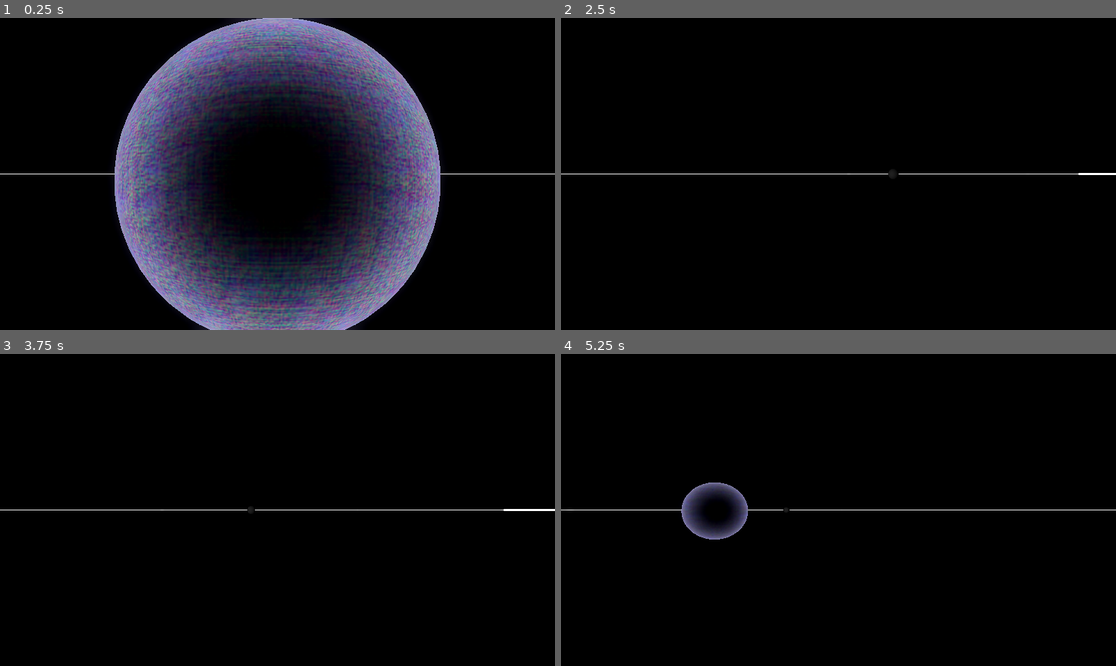
Above: before the commit, frames 1-4 (two rows, left to right).
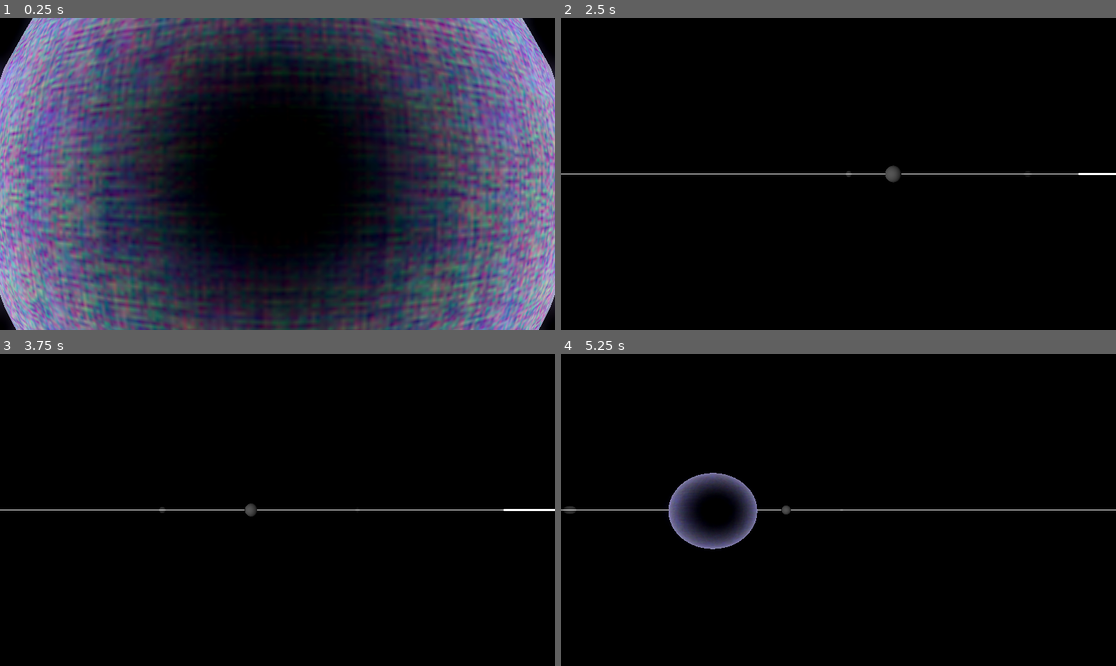
Above: after the commit, the same moments.

Repository: Pekersen/NFTL_Test_1.1
Game: Godot game, scene res://Main/main.tscn
The game is run twice, just before and just after one commit, with the same random seed, the same clock (stepped at 60 frames per second) and the same inputs.
Inputs (mouse positions are in pixels of both pictures, inside the frame that each line leads up to):
- Up to frame 1 (0.25 s): no input
- Up to frame 2 (2.5 s): tap Enter at 0.5 s; move the mouse to (960, 158) at 0.52 s; hold D (right) 0.53-1.25 s; hold 0 (camera_confine) 0.53-1.25 s; click (960, 158) at 0.67 s; drag from (727, 189) to (810, 236) at 1.27 s; move the mouse to (894, 105) at 2.02 s; hold D (right) from 2.03 s (still down); click (894, 105) at 2.1 s
- Up to frame 3 (3.75 s): release D (right) at 2.75 s; drag from (249, 572) to (111, 463) at 2.77 s; move the mouse to (444, 556) at 3.52 s; hold A (left) from 3.53 s (still down); tap Tab (return) at 3.6 s
- Up to frame 4 (5.25 s): release A (left) at 4.25 s; drag from (672, 463) to (755, 432) at 4.27 s; move the mouse to (866, 510) at 5.02 s; hold S (back) from 5.03 s (still down); hold Shift (shift) from 5.03 s (still down); click (866, 510) at 5.17 s

The runs differ from the first frame. In frame 1, 87% of the frame differs, in the area x 0-100%, y 0-100%; in frame 2, 0.1%; in frame 3, less than 0.1%; in frame 4, 2.6%.

Commit message:
Changed some values

Diff:
--- a/Celestial Objects/Stars/star.gd
+++ b/Celestial Objects/Stars/star.gd
@@ -69,8 +69,8 @@
 
 	starCollision.shape.radius = radius + click_forgiveness
 
-	print(luminosity)
 	starLight.light_energy = luminosity
+
 
 func _init():
 	pass
--- a/Generation/generate_system.gd
+++ b/Generation/generate_system.gd
@@ -12,6 +12,7 @@
 var star_type : String
 
 var orbit_sum := 0.0
+var planetInstance_distance
 
 signal star_gen(star_type)
 
@@ -30,15 +31,15 @@
 
 	if random_float < 0.01:
 		return "O"
-	elif random_float < 0.03:
+	elif random_float < 0.04:
 		return "B"
-	elif random_float < 0.05:
+	elif random_float < 0.115:
 		return "A"
-	elif random_float < 0.1:
+	elif random_float < 0.215:
 		return "F"
-	elif random_float < 0.15:
+	elif random_float < 0.365:
 		return "G"
-	elif random_float < 0.2:
+	elif random_float < 0.565:
 		return "K"
 	else:
 		return "M"
@@ -65,9 +66,10 @@
 
 func initPlanetVars(planetInstance):
 	# TEMP VALUES
-	planetInstance.distance = offsetValue([11.0,20.0]) + orbit_sum #LOOK AT LATER
+	planetInstance_distance = offsetValue([11.0,20.0]) + orbit_sum #LOOK AT LATER
+	planetInstance.distance = planetInstance_distance
 	planetInstance.orbit_speed = offsetValue([0.5,1.0])
-	planetInstance.radius = offsetValue([0.1,0.5])
+	planetInstance.radius = offsetValue([0.1,0.8])
 
 func initStar():
 	star_gen.emit(star_type)
